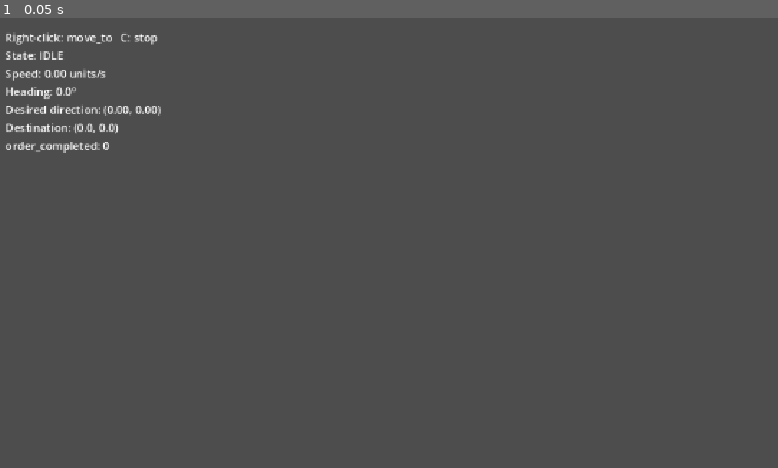
Above: before the commit, frame 1.
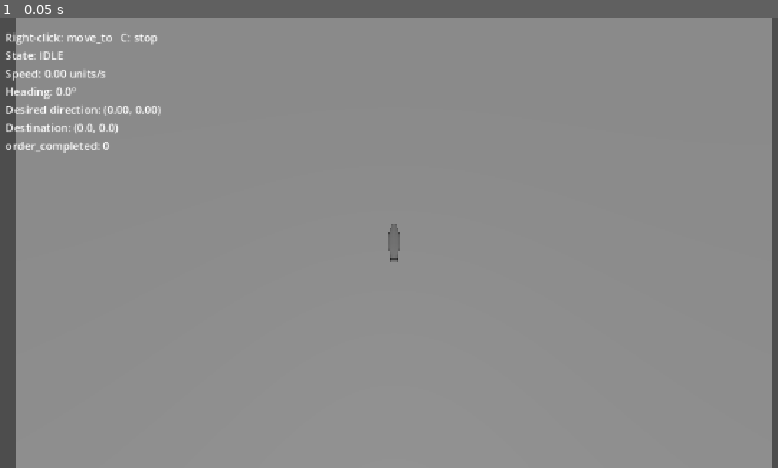
Above: after the commit, the same moment.

Repository: nikosban/daung
Game: Godot game, scene res://Movement/Check/movement_check.tscn
Same seed, same stepped clock (60 frames per second), same inputs: the game is played once before the commit and once after it. The project has no main scene, so this scene is started directly.
Inputs:
- Up to frame 1 (0.05 s): no input

The runs differ from the first frame. In frame 1, 97% of the frame differs, in the area x 2-100%, y 0-100%.

Commit message:
Fix MovementCheck camera and light orientation (#3)
Both transforms were transposed, so the camera looked up into empty
background and the light pointed upward. Camera now looks straight down
with ship forward at screen top; light shines down.

Co-Authored-By: Claude Opus 5.5 <noreply@anthropic.com>

Diff:
--- a/Movement/Check/movement_check.tscn
+++ b/Movement/Check/movement_check.tscn
@@ -10,10 +10,10 @@
 script = ExtResource("1_check")
 
 [node name="Camera3D" type="Camera3D" parent="."]
-transform = Transform3D(1, 0, 0, 0, 0, -1, 0, 1, 0, 0, 150, 0)
+transform = Transform3D(1, 0, 0, 0, 0, 1, 0, -1, 0, 0, 150, 0)
 
 [node name="DirectionalLight3D" type="DirectionalLight3D" parent="."]
-transform = Transform3D(1, 0, 0, 0, 0.5, -0.866025, 0, 0.866025, 0.5, 0, 50, 0)
+transform = Transform3D(1, 0, 0, 0, 0.5, 0.866025, 0, -0.866025, 0.5, 0, 50, 0)
 
 [node name="Ground" type="MeshInstance3D" parent="."]
 transform = Transform3D(1, 0, 0, 0, 1, 0, 0, 0, 1, 0, -5, 0)
